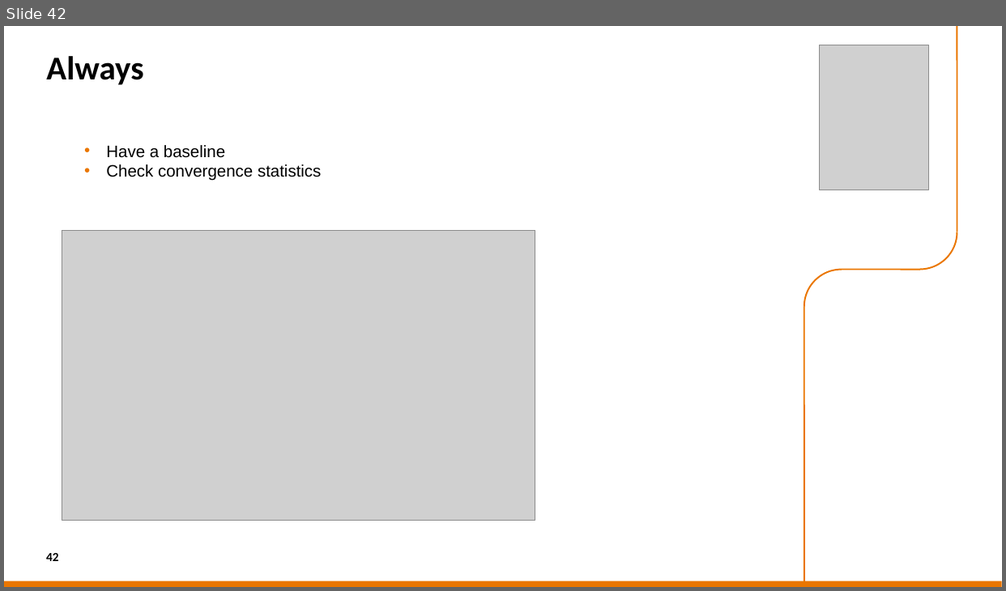
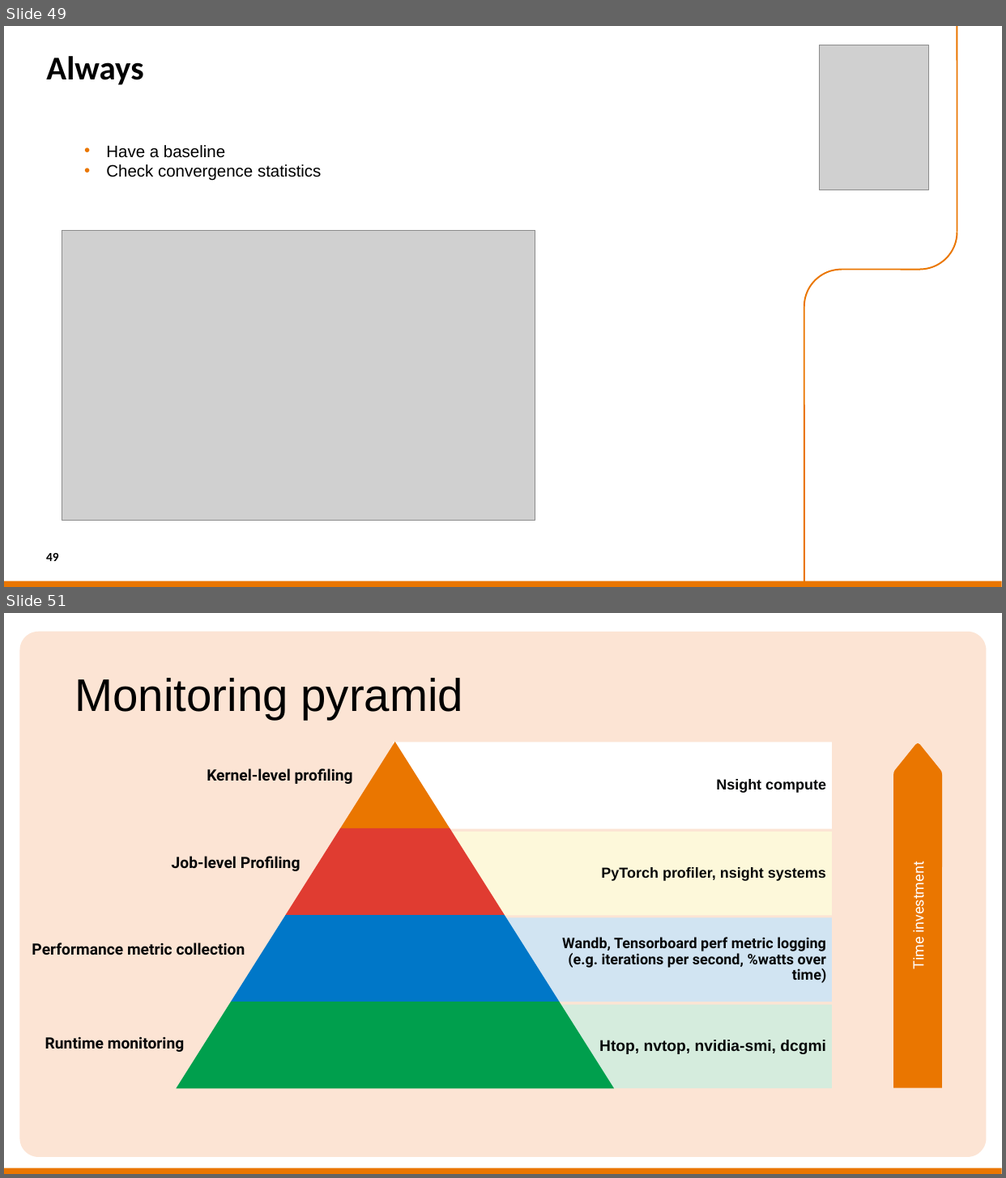
Before and after one commit to sara-nl/HPML-course-materials, a slide deck: Day2/slides/hw_and_software_features.pptx. Shown one above the other, each under a label of ours: slide 42 before the commit, slides 49 and 51 after it; the slides between them are not shown. The pictures are 1006x591 and 1006x1178 pixels, drawn with LibreOffice and Linux fonts; fonts in the diff are those of the drawing; grey boxes stand for pictures; background and template pictures are left out. Boxes give left, top, right and bottom in pixels: in the first picture for what was removed or moved away, otherwise in the second. Text is boxed around its words. In the diff, an @@ line names an element or a change of style, - is before the commit and + after.

```diff
--- a/Day2/slides/hw_and_software_features.pptx
+++ b/Day2/slides/hw_and_software_features.pptx
@@ slide 51 added at bbox=[4, 613, 1002, 1174], background #FFFFFF; not listed: 1 template element that a slide beside it also shows @@
@@ rounded rectangle added at bbox=[19, 632, 987, 1158], fill #FCE4D4 @@
@@ title added at bbox=[74, 678, 464, 720], 44 pt, text #000000 @@
+Monitoring pyramid
@@ trapezoid added at bbox=[340, 742, 450, 828], fill #EA7600 @@
@@ rectangle added at bbox=[394, 743, 832, 829], fill #FFFFFF @@
@@ freeform shape added at bbox=[894, 743, 943, 1088], fill #EA7600, 14 pt, text #FFFFFF @@
+Time investment
@@ text added at bbox=[206, 769, 353, 784], 15 pt, text #070809, bold @@
+Kernel-level profiling
@@ text added at bbox=[716, 779, 826, 793], 14 pt, text #070809, bold @@
+Nsight compute
@@ trapezoid added at bbox=[286, 828, 505, 915], fill #E03C31 @@
@@ rectangle added at bbox=[394, 832, 832, 915], fill #FDF8DA @@
@@ text added at bbox=[172, 856, 300, 871], 15 pt, text #070809, bold @@
+Job-level Profiling
@@ text added at bbox=[601, 867, 826, 881], 14 pt, text #070809, bold @@
+  PyTorch profiler, nsight systems
@@ trapezoid added at bbox=[231, 915, 560, 1003], fill #0077C8 @@
@@ rectangle added at bbox=[394, 918, 832, 1002], fill #D1E4F2 @@
@@ text added at bbox=[32, 943, 245, 956], 15 pt, text #070809, bold @@
+Performance metric collection
@@ text added at bbox=[562, 937, 826, 983], 14 pt, text #070809, bold @@
+Wandb, Tensorboard perf metric logging
+(e.g. iterations per second, %watts over time)
@@ trapezoid added at bbox=[177, 1003, 614, 1089], fill #009F4D @@
@@ rectangle added at bbox=[394, 1004, 832, 1088], fill #D5ECDD @@
@@ text added at bbox=[45, 1037, 184, 1052], 15 pt, text #070809, bold @@
+Runtime monitoring
@@ text added at bbox=[599, 1040, 826, 1054], 15 pt, text #070809, bold @@
+Htop, nvtop, nvidia-smi, dcgmi
@@ what was slide 42 is now slide 49 @@
@@ page number at bbox=[46, 553, 59, 561]: text changed @@
-42
+49
```
Also in this commit, not shown: 9 slides changed, 13 other slides added, 1 slide removed, 1 other file.
